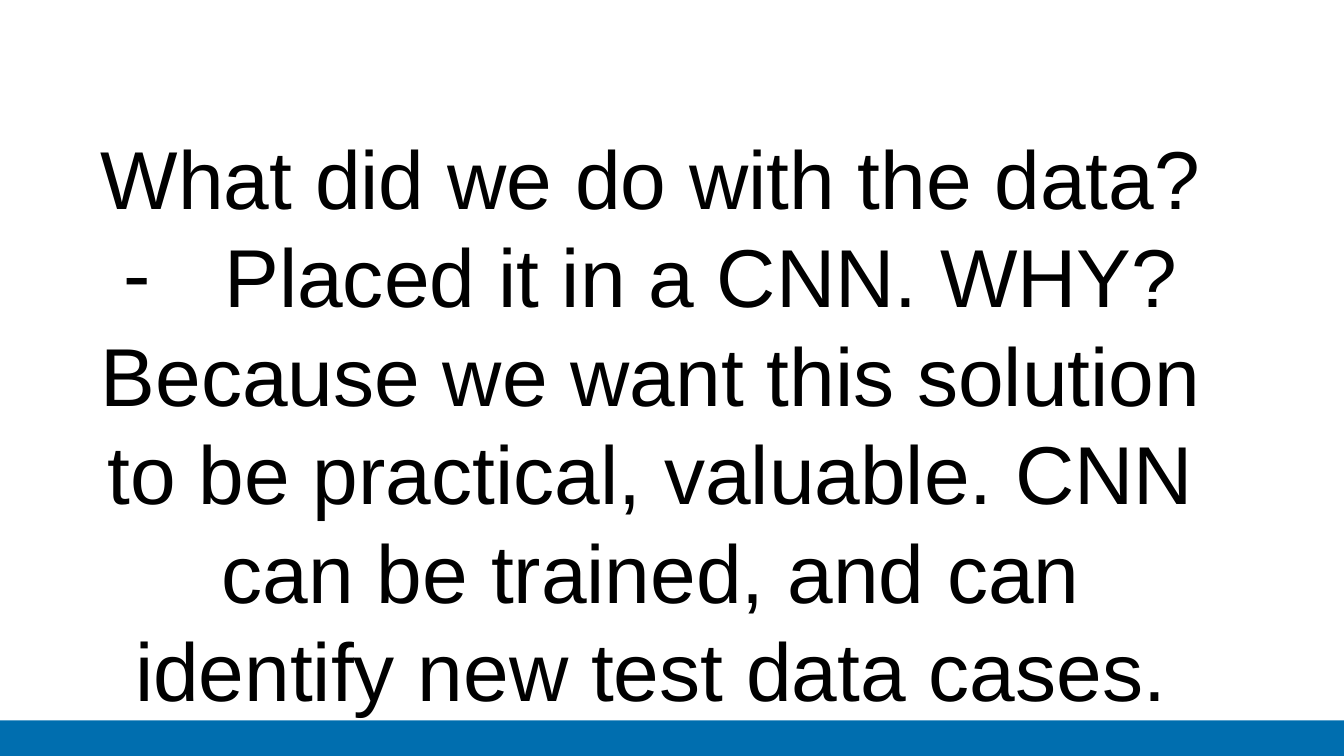
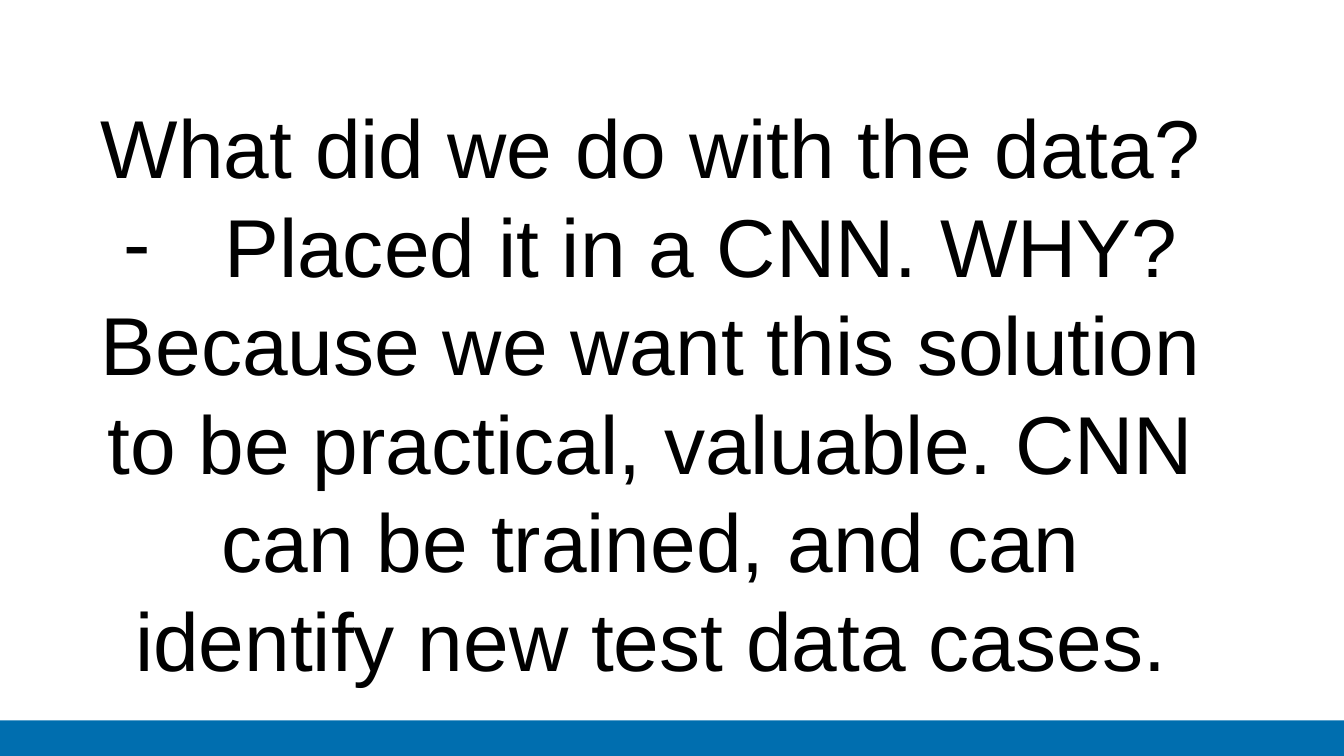
Before and after one commit to zacbaum/Winter-School-Group-2, a slide deck: slide 12 of Imperial College Presentation Template.pptx (slide 10 before the commit). Drawn at 1344x756 pixels with LibreOffice and Linux fonts; fonts in the diff are those of the drawing; background and template pictures are left out. Boxes give left, top, right and bottom in pixels: in the first picture for what was removed or moved away, otherwise in the second. Text is boxed around its words. In the diff, an @@ line names an element or a change of style, - is before the commit and + after.

```diff
--- a/Imperial College Presentation Template.pptx
+++ b/Imperial College Presentation Template.pptx
@@ text "What did we do with ...": place and size @@
-text "What did we do with ..." at (101,149,1200,717)
+text "What did we do with ..." at (101,118,1200,686)
```
Also in this commit, not shown: 2 other slides changed, 9 slides added, 2 slides removed.
